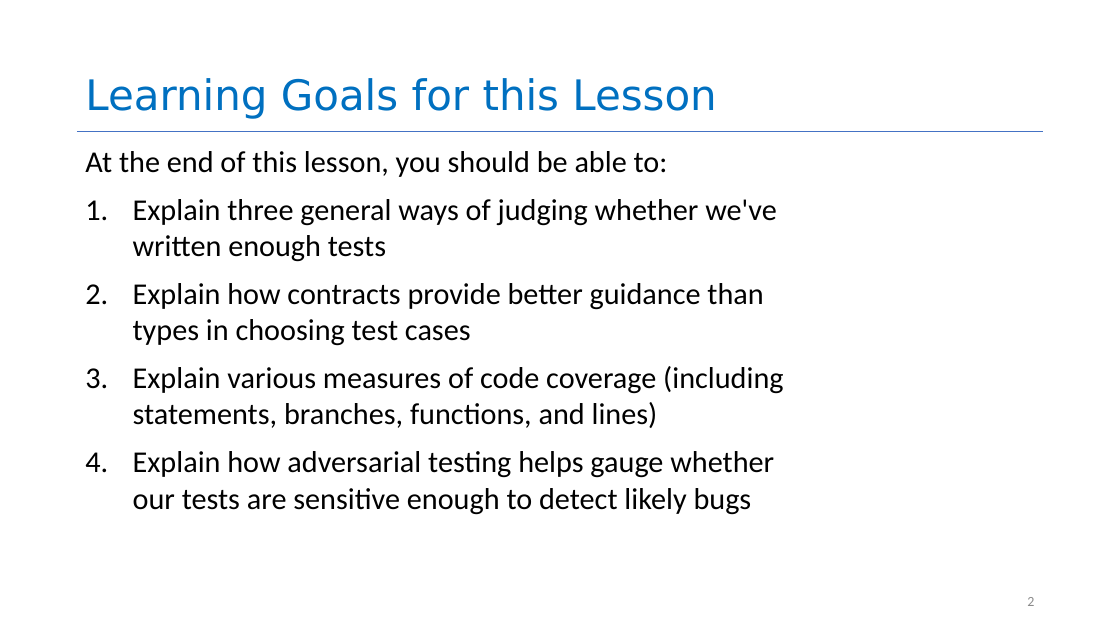
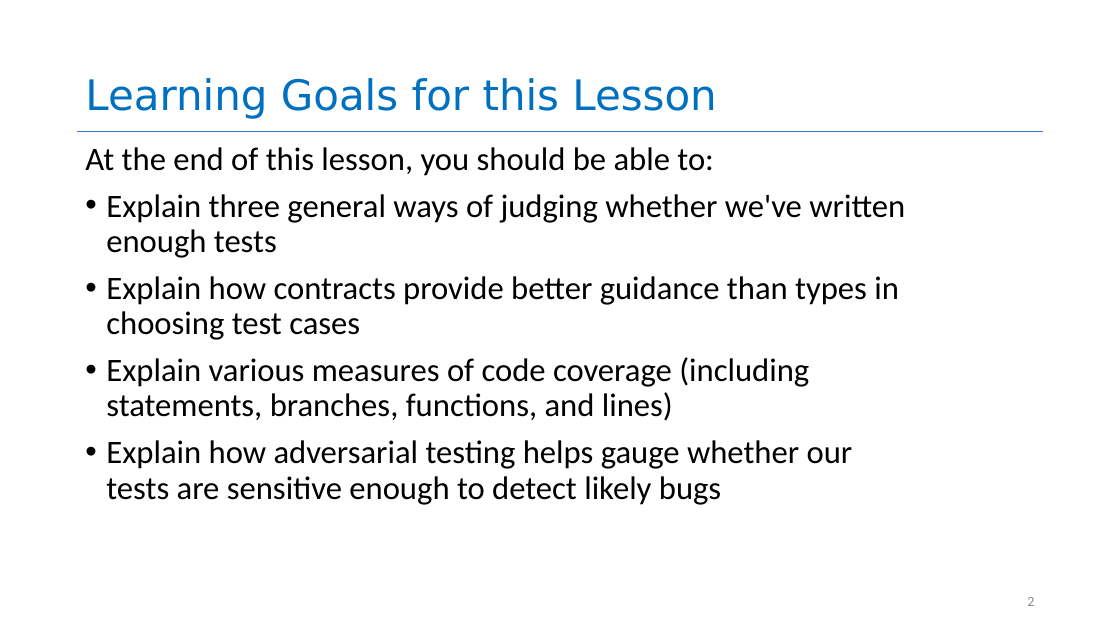
Before and after one commit to neu-se/CS4530-Fall-2026, a slide deck: slide 2 of Slides/Module 03 Unit Testing.pptx. Drawn at 1120x630 pixels with LibreOffice and Linux fonts; fonts in the diff are those of the drawing. Boxes give left, top, right and bottom in pixels: in the first picture for what was removed or moved away, otherwise in the second. Text is boxed around its words. In the diff, an @@ line names an element or a change of style, - is before the commit and + after.

```diff
--- a/Slides/Module 03 Unit Testing.pptx
+++ b/Slides/Module 03 Unit Testing.pptx
@@ text "At the end of this ..." at box(85, 147, 905, 505): size 25.9 to 28 pt; line spacing 1 to 0.9; bullet 1. to • @@
```
Also in this commit, not shown: 5 other files.
